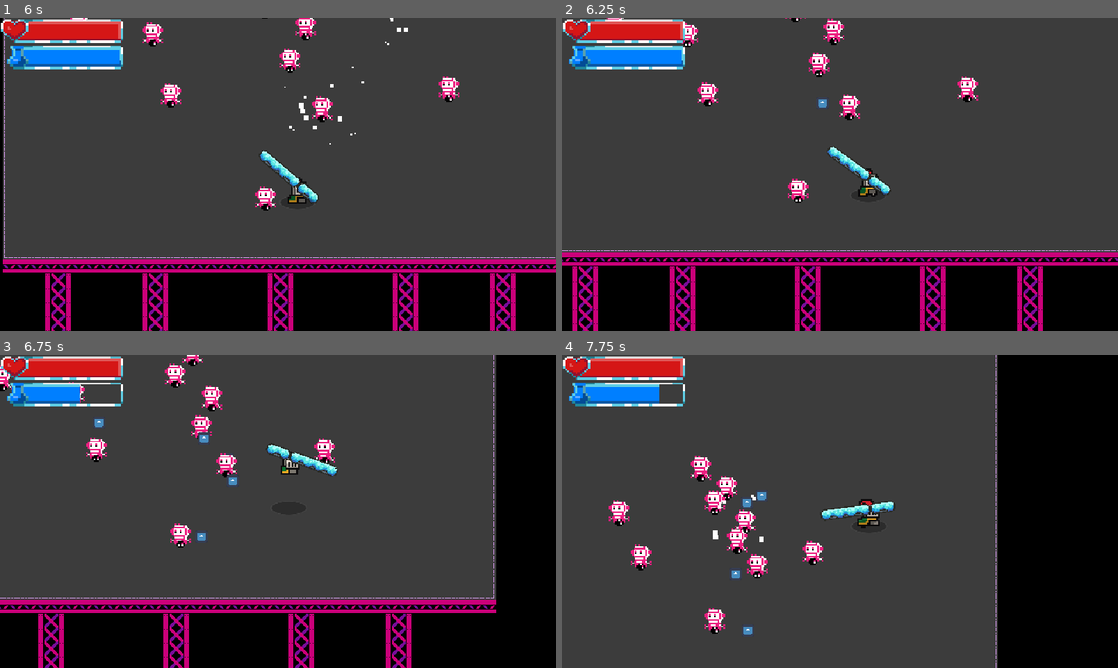
Above: before the commit, frames 1-4 (two rows, left to right).
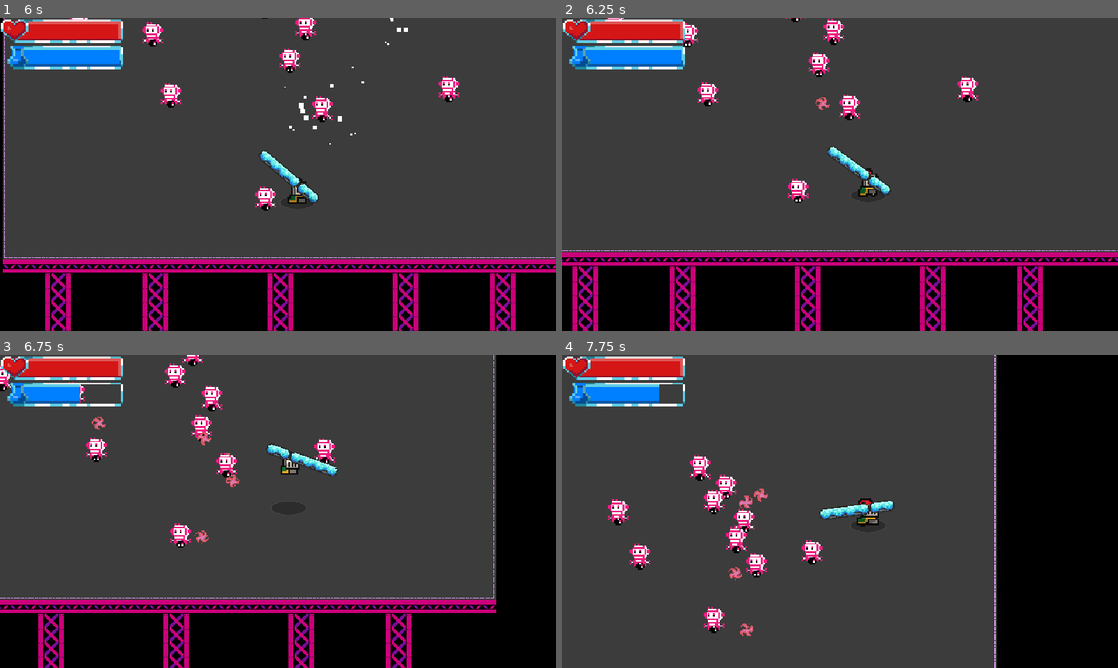
Above: after the commit, the same moments.

Repository: LicoRyte/PSCP--NoIWasTheJudge
Game: Godot game, scene res://Scene/Game Scene/arena.tscn
The game is run twice, just before and just after one commit, with the same random seed, the same clock (stepped at 60 frames per second) and the same inputs. The engine's default icon, where the game draws it, is replaced by a stand-in: a white triangle on a blue panel in a dark square.
Inputs (mouse positions are in pixels of both pictures, inside the frame that each line leads up to):
- Up to frame 1 (6 s): tap Enter at 0.5 s; move the mouse to (400, 158) at 0.52 s; hold D (Right) 0.53-1.28 s; tap Shift (Dash) at 0.6, 4.35 s; click (400, 158) at 0.67 s; move the mouse to (166, 190) at 1.27 s; hold S (Down) 1.28-2.03 s; click (166, 190) at 1.35 s; move the mouse to (333, 105) at 2.02 s; hold D (Right) 2.03-2.78 s; tap R (Relode) at 2.1, 5.85 s; move the mouse to (250, 237) at 2.77 s; hold W (Up) 2.78-3.53 s; tap Space (Space) at 2.85 s; click (250, 237) at 2.92 s; move the mouse to (444, 221) at 3.52 s; hold A (Left) 3.53-5.03 s; tap J (spawn_mob) at 3.6 s; move the mouse to (111, 127) at 4.27 s; move the mouse to (305, 174) at 5.02 s; press the mouse at (305, 174) at 5.03 s; hold S (Down) 5.03-5.78 s; move the mouse to (194, 96) at 5.77 s; release the mouse at (194, 96) at 5.78 s; hold D (Right) from 5.78 s (still down)
- Up to frame 2 (6.25 s): keep holding D (Right)
- Up to frame 3 (6.75 s): move the mouse to (400, 495) at 6.52 s; release D (Right) at 6.53 s; hold W (Up) from 6.53 s (still down); tap Space (Space) at 6.6 s
- Up to frame 4 (7.75 s): move the mouse to (728, 527) at 7.27 s; release W (Up) at 7.28 s; hold D (Right) from 7.28 s (still down); tap J (spawn_mob) at 7.35 s; click (728, 527) at 7.42 s

Frame 1 is identical in both runs. In frame 2, less than 0.1% of the frame differs, in the area x 45-49%, y 25-30%; in frame 3, 0.3%; in frame 4, 2.3%, in the area x 8-79%, y 0-100%.

Commit message:
pink_shriken

Diff:
--- a/Scene/enemy/enemy_bullet.tscn
+++ b/Scene/enemy/enemy_bullet.tscn
@@ -1,17 +1,140 @@
-[gd_scene load_steps=4 format=3 uid="uid://dw3yn5dhhdidn"]
+[gd_scene load_steps=21 format=3 uid="uid://dw3yn5dhhdidn"]
 
 [ext_resource type="Script" uid="uid://dt07df3t513ls" path="res://Scripts/Gun_scripts/enemy_bullet.gd" id="1_40n1w"]
-[ext_resource type="Texture2D" uid="uid://dcl3fnndnffsl" path="res://icon.svg" id="1_ln6x4"]
+[ext_resource type="Texture2D" uid="uid://d2rgdqs1x8erp" path="res://Asset/pic/Art Asset/shriken.png" id="2_40n1w"]
+[ext_resource type="Texture2D" uid="uid://ynm1xigb0vy7" path="res://Asset/pic/Art Asset/shriken_pink.png" id="3_bj4lc"]
+
+[sub_resource type="AtlasTexture" id="AtlasTexture_bj4lc"]
+atlas = ExtResource("2_40n1w")
+region = Rect2(0, 0, 63, 60)
+
+[sub_resource type="AtlasTexture" id="AtlasTexture_8rpic"]
+atlas = ExtResource("2_40n1w")
+region = Rect2(63, 0, 63, 60)
+
+[sub_resource type="AtlasTexture" id="AtlasTexture_li6lw"]
+atlas = ExtResource("2_40n1w")
+region = Rect2(126, 0, 63, 60)
+
+[sub_resource type="AtlasTexture" id="AtlasTexture_lciul"]
+atlas = ExtResource("2_40n1w")
+region = Rect2(189, 0, 63, 60)
+
+[sub_resource type="AtlasTexture" id="AtlasTexture_4bilv"]
+atlas = ExtResource("2_40n1w")
+region = Rect2(252, 0, 63, 60)
+
+[sub_resource type="AtlasTexture" id="AtlasTexture_smvug"]
+atlas = ExtResource("2_40n1w")
+region = Rect2(315, 0, 63, 60)
+
+[sub_resource type="AtlasTexture" id="AtlasTexture_oqgfh"]
+atlas = ExtResource("2_40n1w")
+region = Rect2(378, 0, 63, 60)
+
+[sub_resource type="AtlasTexture" id="AtlasTexture_8pmdm"]
+atlas = ExtResource("2_40n1w")
+region = Rect2(441, 0, 63, 60)
+
+[sub_resource type="AtlasTexture" id="AtlasTexture_ddm8l"]
+atlas = ExtResource("3_bj4lc")
+region = Rect2(0, 0, 63, 60)
+
+[sub_resource type="AtlasTexture" id="AtlasTexture_des3f"]
+atlas = ExtResource("3_bj4lc")
+region = Rect2(63, 0, 63, 60)
+
+[sub_resource type="AtlasTexture" id="AtlasTexture_1ekuu"]
+atlas = ExtResource("3_bj4lc")
+region = Rect2(126, 0, 63, 60)
+
+[sub_resource type="AtlasTexture" id="AtlasTexture_tk5ab"]
+atlas = ExtResource("3_bj4lc")
+region = Rect2(189, 0, 63, 60)
+
+[sub_resource type="AtlasTexture" id="AtlasTexture_ji4md"]
+atlas = ExtResource("3_bj4lc")
+region = Rect2(252, 0, 63, 60)
+
+[sub_resource type="AtlasTexture" id="AtlasTexture_8gmnq"]
+atlas = ExtResource("3_bj4lc")
+region = Rect2(315, 0, 63, 60)
+
+[sub_resource type="AtlasTexture" id="AtlasTexture_73wun"]
+atlas = ExtResource("3_bj4lc")
+region = Rect2(378, 0, 63, 60)
+
+[sub_resource type="SpriteFrames" id="SpriteFrames_ddm8l"]
+animations = [{
+"frames": [{
+"duration": 1.0,
+"texture": SubResource("AtlasTexture_bj4lc")
+}, {
+"duration": 1.0,
+"texture": SubResource("AtlasTexture_8rpic")
+}, {
+"duration": 1.0,
+"texture": SubResource("AtlasTexture_li6lw")
+}, {
+"duration": 1.0,
+"texture": SubResource("AtlasTexture_lciul")
+}, {
+"duration": 1.0,
+"texture": SubResource("AtlasTexture_4bilv")
+}, {
+"duration": 1.0,
+"texture": SubResource("AtlasTexture_smvug")
+}, {
+"duration": 1.0,
+"texture": SubResource("AtlasTexture_oqgfh")
+}, {
+"duration": 1.0,
+"texture": SubResource("AtlasTexture_8pmdm")
+}],
+"loop": false,
+"name": &"blue",
+"speed": 16.0
+}, {
+"frames": [{
+"duration": 1.0,
+"texture": SubResource("AtlasTexture_ddm8l")
+}, {
+"duration": 1.0,
+"texture": SubResource("AtlasTexture_des3f")
+}, {
+"duration": 1.0,
+"texture": SubResource("AtlasTexture_1ekuu")
+}, {
+"duration": 1.0,
+"texture": SubResource("AtlasTexture_tk5ab")
+}, {
+"duration": 1.0,
+"texture": SubResource("AtlasTexture_ji4md")
+}, {
+"duration": 1.0,
+"texture": SubResource("AtlasTexture_8gmnq")
+}, {
+"duration": 1.0,
+"texture": SubResource("AtlasTexture_73wun")
+}],
+"loop": true,
+"name": &"pink",
+"speed": 16.0
+}]
 
 [sub_resource type="CircleShape2D" id="CircleShape2D_40n1w"]
-radius = 8.0
+radius = 9.0
 
 [node name="EnemyBullet" type="Node2D"]
 script = ExtResource("1_40n1w")
 
-[node name="Sprite2D" type="Sprite2D" parent="."]
-scale = Vector2(0.109375, 0.109375)
-texture = ExtResource("1_ln6x4")
+[node name="AnimatedSprite2D" type="AnimatedSprite2D" parent="."]
+position = Vector2(-0.99999994, -0.99999994)
+scale = Vector2(0.36666664, 0.36666667)
+sprite_frames = SubResource("SpriteFrames_ddm8l")
+animation = &"pink"
+autoplay = "pink"
+frame_progress = 0.25033
 
 [node name="VisibleOnScreenNotifier2D" type="VisibleOnScreenNotifier2D" parent="."]
 position = Vector2(-88, 0)
@@ -22,6 +145,7 @@
 
 [node name="CollisionShape2D" type="CollisionShape2D" parent="Hitbox"]
 light_mask = 0
+position = Vector2(0, 1)
 shape = SubResource("CircleShape2D_40n1w")
 
 [connection signal="screen_exited" from="VisibleOnScreenNotifier2D" to="." method="_on_visible_on_screen_notifier_2d_screen_exited"]
--- a/Scripts/player/Player State/dash.gd
+++ b/Scripts/player/Player State/dash.gd
@@ -33,6 +33,8 @@
 
 	if input_dir:
 		dash_direction = input_dir
+	elif not player.last_input_direction:
+		dash_direction = Vector2(1,0)
 	else:
 		dash_direction = player.last_input_direction
 
Binary file added: Asset/pic/Art Asset/shriken.png
Not shown, added: Asset/pic/Art Asset/shriken.png.import
Binary file added: Asset/pic/Art Asset/shriken_pink.png
Not shown, added: Asset/pic/Art Asset/shriken_pink.png.import
Binary file added: Asset/pic/Art Asset/shuriken.aseprite
